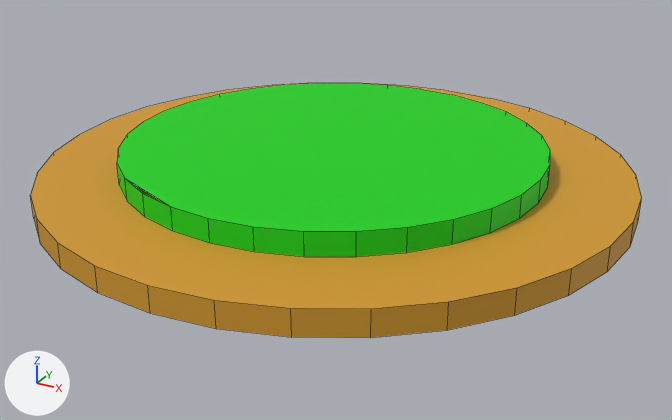
Renders of the OBJ model models/start.obj from each side of a commit.
The view is the same before and after, from a camera (50 mm lens) standing at (1.44, -2.609, 1.524) and looking at (0.013, -0.014, 0.226). The lights are fixed; the arrows at lower left show +X, +Y and +Z. Mesh edges are drawn as thin lines. Where no turn or scale is listed for an object, it has been applied to the vertices. Vertices at the same position are counted once.

In view in the first picture: 'Circle.001_Circle.003'.
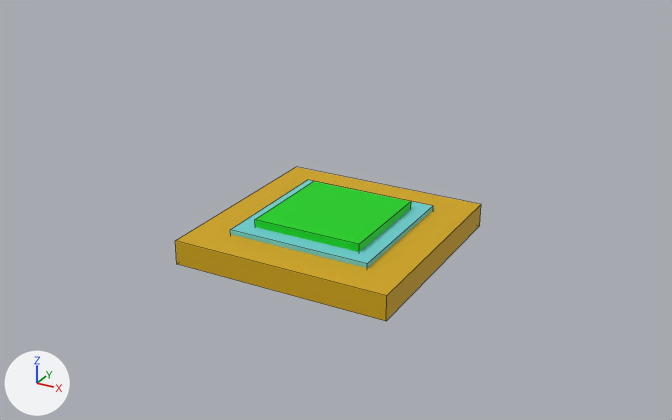
What the commit changed:
Material 'Material.002' (mat_material_002) changes colour from green #05d106 to yellow #d1a600; in linear values from (0.00145, 0.64, 0.00184) to (0.64, 0.38, 0.0).
Material 'Material' (mat_material) is new.
Its base color is (0.0, 0.64, 0.00294) (green #00d10a).
Its roughness is 0.69.
Material 'Material.003' (mat_material_003) is new.
Its base color is (0.151, 0.622, 0.64) (cyan #6ccfd1).
Its roughness is 0.69.
me_circle_001_circle_003 has 128 vertices, 67 faces and spans x -1.0..1.0, y -0.99..1.01, z 0.31..0.47.
me_circle_001_circle_003 is used by ob_circle_001_circle_003; location (0.0, 0.0, 0.0).
me_circle_001_circle_003 part 1: a new loose piece, a box spanning x -0.262..0.262, y -0.261..0.261, z 0.166..0.189, in mat_material_003 (cyan #6ccfd1).
me_circle_001_circle_003 part 2: a new loose piece, a box spanning x -0.201..0.201, y -0.201..0.201, z 0.172..0.217, in mat_material (green #00d10a).
me_circle_001_circle_003 part 3: a new loose piece, a box spanning x -0.394..0.394, y -0.394..0.394, z 0.086..0.173, in mat_material_002 (yellow #d1a600).
me_circle_001_circle_003 part 4: the loose piece of 64 vertices spanning x -0.73..0.71, y -0.71..0.73, z 0.39..0.47 is deleted.
me_circle_001_circle_003 part 5: the loose piece of 64 vertices spanning x -1.0..1.0, y -0.99..1.01, z 0.31..0.39 is deleted.
me_circle_001_circle_003 no longer uses material mat_material_001 (orange #d1982a).
me_circle_001_circle_003 now uses material mat_material (green #00d10a).
me_circle_001_circle_003 now uses material mat_material_003 (cyan #6ccfd1).

What differs and where, as boxes (x1, y1, x2, y2) in the pictures (672 x 420 px):
'Circle.001_Circle.003', recoloured, reshaped (50% narrower, 39% shorter)
    before: (31, 83, 641, 338)
    after: (175, 167, 481, 321)
part 1 of me_circle_001_circle_003, added (cyan)
    after: (230, 180, 433, 268)
part 2 of me_circle_001_circle_003, added (green)
    after: (255, 181, 411, 252)
part 3 of me_circle_001_circle_003, added (yellow)
    after: (175, 167, 481, 321)
part 4 of me_circle_001_circle_003, deleted (green)
    before: (117, 83, 550, 257)
part 5 of me_circle_001_circle_003, deleted (orange)
    before: (31, 83, 641, 338)
